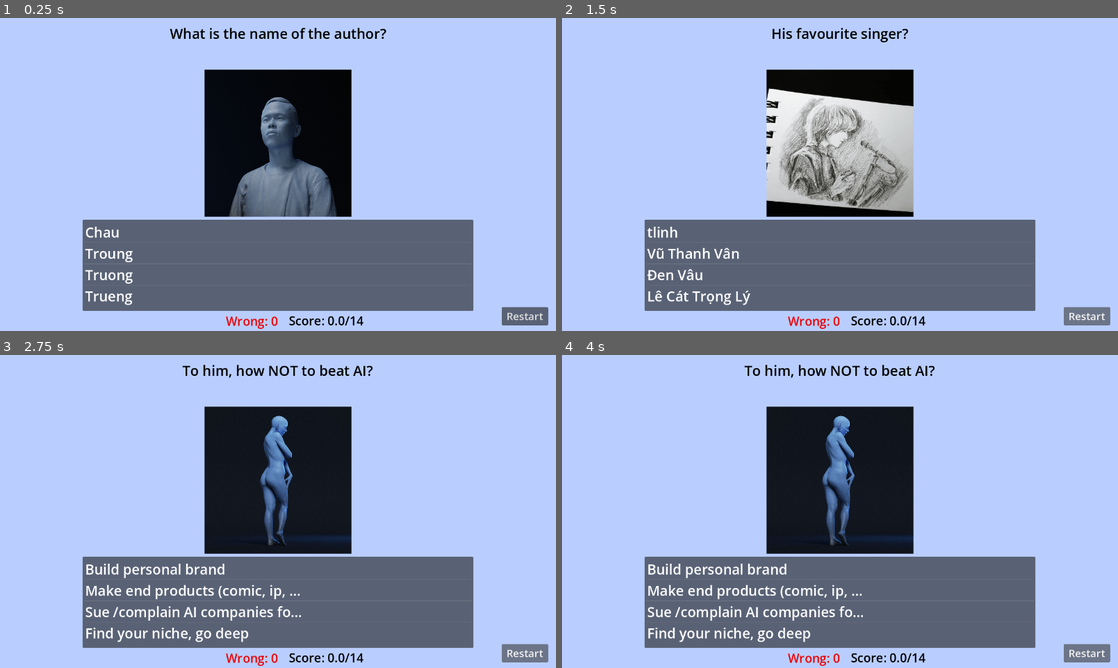
Above: before the commit, frames 1-4 (two rows, left to right).
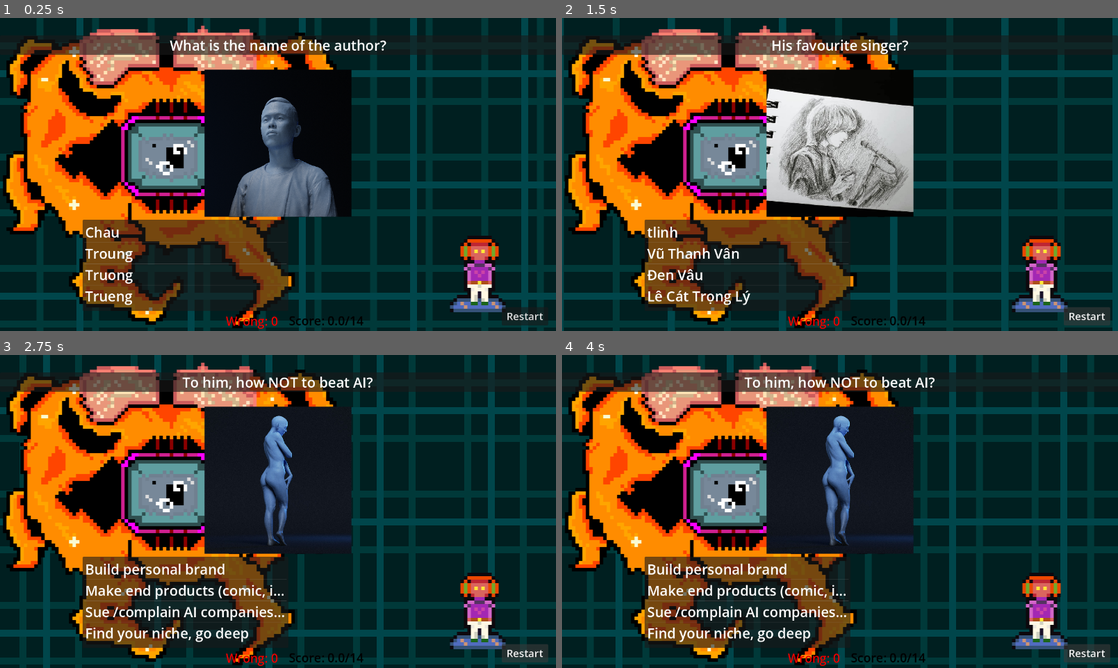
Above: after the commit, the same moments.

Repository: Supergeorgi04/Cyber_Surfers
Game: Godot game, scene res://scenes/Main.tscn
Same seed, same stepped clock (60 frames per second), same inputs: the game is played once before the commit and once after it.
Inputs:
- Up to frame 1 (0.25 s): no input
- Up to frame 2 (1.5 s): click "Restart" at 0.5 s; click "Restart" at 1.25 s
- Up to frame 3 (2.75 s): click "Restart" at 2 s
- Up to frame 4 (4 s): no input

The runs differ from the first frame. In frame 1, 87% of the frame differs, in the area x 0-100%, y 0-100%; in frame 2, 87%; in frame 3, 86%; in frame 4, 86%.

Commit message:
Placeholder First Draft
- Added placeholder graphics for player and virus nodes
- Added parallax background scrolling
- Changed the position and scale of some UI elements

Diff:
--- a/QuizGameTemplate/QuizGameTemplate/project.godot
+++ b/QuizGameTemplate/QuizGameTemplate/project.godot
@@ -24,3 +24,7 @@
 window/size/viewport_width=1280
 window/size/viewport_height=720
 window/stretch/mode="viewport"
+
+[rendering]
+
+textures/canvas_textures/default_texture_filter=0
--- a/QuizGameTemplate/QuizGameTemplate/scenes/Main.gd
+++ b/QuizGameTemplate/QuizGameTemplate/scenes/Main.gd
@@ -1,6 +1,6 @@
 extends Control
 
-@onready var QuestionItems = $VBoxContainer/QuestionTexts
+@onready var QuestionItems = $VBoxContainer/PanelContainer/QuestionTexts
 @onready var AnswersList = $AnswersList
 @onready var QuestionImage = $ImageRect
 @onready var RestartButton = $RestartButton
--- a/QuizGameTemplate/QuizGameTemplate/scenes/Main.tscn
+++ b/QuizGameTemplate/QuizGameTemplate/scenes/Main.tscn
@@ -1,9 +1,35 @@
-[gd_scene load_steps=3 format=3 uid="uid://bb7jbbuaq8ich"]
-
-[ext_resource type="Script" path="res://scenes/Main.gd" id="1_wuq2g"]
+[gd_scene format=3 uid="uid://bb7jbbuaq8ich"]
+
+[ext_resource type="Script" uid="uid://baor8tn2kiaf6" path="res://scenes/Main.gd" id="1_wuq2g"]
+[ext_resource type="Texture2D" uid="uid://dbgcuygogx8ea" path="res://assets/images/surfer002.png" id="2_0bbpv"]
 [ext_resource type="Texture2D" uid="uid://ct0730xrvvcei" path="res://assets/images/01.png" id="2_nu2dp"]
-
-[node name="Control" type="Control"]
+[ext_resource type="Texture2D" uid="uid://cn7k1bm6qu534" path="res://assets/images/bg_3.png" id="2_vcsgt"]
+[ext_resource type="Texture2D" uid="uid://dv1e7qq4ecytw" path="res://assets/images/bg_2.png" id="3_c01mt"]
+[ext_resource type="Texture2D" uid="uid://dbf5kjriry0g7" path="res://assets/images/virus04.png" id="3_rarhs"]
+
+[sub_resource type="SpriteFrames" id="SpriteFrames_rvslj"]
+animations = [{
+"frames": [{
+"duration": 1.0,
+"texture": ExtResource("2_0bbpv")
+}],
+"loop": true,
+"name": &"default",
+"speed": 5.0
+}]
+
+[sub_resource type="SpriteFrames" id="SpriteFrames_vcsgt"]
+animations = [{
+"frames": [{
+"duration": 1.0,
+"texture": ExtResource("3_rarhs")
+}],
+"loop": true,
+"name": &"default",
+"speed": 5.0
+}]
+
+[node name="Control" type="Control" unique_id=1664501739]
 layout_mode = 3
 anchors_preset = 15
 anchor_right = 1.0
@@ -12,17 +38,49 @@
 grow_vertical = 2
 script = ExtResource("1_wuq2g")
 
-[node name="BG_ColorRect" type="ColorRect" parent="."]
+[node name="ParallaxLayer1" type="Parallax2D" parent="." unique_id=368555492]
+repeat_size = Vector2(1280, 720)
+autoscroll = Vector2(-400, 0)
+follow_viewport = false
+
+[node name="TextureRect" type="TextureRect" parent="ParallaxLayer1" unique_id=1038416018]
+offset_right = 1280.0
+offset_bottom = 720.0
+texture = ExtResource("2_vcsgt")
+stretch_mode = 1
+
+[node name="ParallaxLayer2" type="Parallax2D" parent="." unique_id=739585997]
+repeat_size = Vector2(1280, 720)
+autoscroll = Vector2(-800, 0)
+follow_viewport = false
+
+[node name="TextureRect" type="TextureRect" parent="ParallaxLayer2" unique_id=450780424]
+offset_right = 1280.0
+offset_bottom = 720.0
+texture = ExtResource("3_c01mt")
+stretch_mode = 1
+
+[node name="BG_ColorRect" type="ColorRect" parent="." unique_id=856382022]
+self_modulate = Color(1, 1, 1, 0.7058824)
 layout_mode = 1
 anchors_preset = 15
 anchor_right = 1.0
 anchor_bottom = 1.0
 grow_horizontal = 2
 grow_vertical = 2
-color = Color(0.72549, 0.807843, 1, 1)
-
-[node name="AnswersList" type="ItemList" parent="."]
-visible = false
+color = Color(0, 0, 0, 1)
+
+[node name="PlayerSprite" type="AnimatedSprite2D" parent="." unique_id=415037549]
+position = Vector2(1124, 573)
+scale = Vector2(8, 8)
+sprite_frames = SubResource("SpriteFrames_rvslj")
+
+[node name="VirusSprite" type="AnimatedSprite2D" parent="." unique_id=1665898517]
+position = Vector2(399, 386)
+scale = Vector2(8, 8)
+sprite_frames = SubResource("SpriteFrames_vcsgt")
+
+[node name="AnswersList" type="ItemList" parent="." unique_id=1788075931]
 layout_mode = 1
 anchors_preset = 7
 anchor_left = 0.5
@@ -31,7 +89,7 @@
 anchor_bottom = 1.0
 offset_left = -450.0
 offset_top = -256.0
-offset_right = 450.0
+offset_right = 24.0
 offset_bottom = -46.0
 grow_horizontal = 2
 grow_vertical = 0
@@ -41,12 +99,12 @@
 item_count = 4
 same_column_width = true
 fixed_column_width = 500
-item_0/text = "100000000000000000"
-item_1/text = "2000000000000000000000000000000000000"
-item_2/text = "30000000000000000000000000000000"
-item_3/text = "40000000000000000000000000000"
-
-[node name="RestartButton" type="Button" parent="."]
+item_0/text = "Choice 1"
+item_1/text = "Choice 2"
+item_2/text = "Choice 3"
+item_3/text = "Choice 4"
+
+[node name="RestartButton" type="Button" parent="." unique_id=63445367]
 layout_mode = 1
 anchors_preset = 7
 anchor_left = 0.5
@@ -62,7 +120,7 @@
 theme_override_font_sizes/font_size = 30
 text = "Restart"
 
-[node name="RestartButtonAlways" type="Button" parent="."]
+[node name="RestartButtonAlways" type="Button" parent="." unique_id=56623277]
 layout_mode = 1
 anchors_preset = 3
 anchor_left = 1.0
@@ -78,27 +136,32 @@
 theme_override_font_sizes/font_size = 24
 text = "Restart"
 
-[node name="VBoxContainer" type="VBoxContainer" parent="."]
-custom_minimum_size = Vector2(1280, 120)
+[node name="VBoxContainer" type="VBoxContainer" parent="." unique_id=2125387395]
 layout_mode = 1
 anchors_preset = 5
 anchor_left = 0.5
 anchor_right = 0.5
 offset_left = -640.0
-offset_top = 13.0
+offset_top = 3.0
 offset_right = 640.0
-offset_bottom = 133.0
-grow_horizontal = 2
-
-[node name="QuestionTexts" type="Label" parent="VBoxContainer"]
+offset_bottom = 123.0
+grow_horizontal = 2
+alignment = 1
+
+[node name="PanelContainer" type="PanelContainer" parent="VBoxContainer" unique_id=1776668864]
 layout_mode = 2
-theme_override_colors/font_color = Color(0, 0, 0, 1)
+
+[node name="QuestionTexts" type="Label" parent="VBoxContainer/PanelContainer" unique_id=851495079]
+custom_minimum_size = Vector2(1, 1)
+layout_mode = 2
+theme_override_colors/font_color = Color(1, 1, 1, 1)
 theme_override_font_sizes/font_size = 32
 text = "question texts"
 horizontal_alignment = 1
 vertical_alignment = 1
-
-[node name="ImageRect" type="TextureRect" parent="."]
+autowrap_mode = 2
+
+[node name="ImageRect" type="TextureRect" parent="." unique_id=3699304]
 layout_mode = 1
 anchors_preset = 5
 anchor_left = 0.5
@@ -112,7 +175,7 @@
 expand_mode = 2
 stretch_mode = 5
 
-[node name="WrongNumber" type="Label" parent="."]
+[node name="WrongNumber" type="Label" parent="." unique_id=783389616]
 layout_mode = 1
 anchors_preset = 7
 anchor_left = 0.5
@@ -128,7 +191,7 @@
 theme_override_font_sizes/font_size = 28
 text = "Wrong"
 
-[node name="ScoreNumber" type="Label" parent="."]
+[node name="ScoreNumber" type="Label" parent="." unique_id=492883213]
 layout_mode = 1
 anchors_preset = 7
 anchor_left = 0.5
@@ -145,7 +208,7 @@
 theme_override_font_sizes/font_size = 28
 text = "Score"
 
-[node name="CorrectAnswer" type="Label" parent="."]
+[node name="CorrectAnswer" type="Label" parent="." unique_id=1607573084]
 layout_mode = 1
 anchors_preset = 7
 anchor_left = 0.5
@@ -162,7 +225,7 @@
 theme_override_font_sizes/font_size = 32
 text = "The correct answer is:"
 
-[node name="OK" type="Button" parent="."]
+[node name="OK" type="Button" parent="." unique_id=671309394]
 layout_mode = 1
 anchors_preset = 7
 anchor_left = 0.5
@@ -178,7 +241,7 @@
 theme_override_font_sizes/font_size = 30
 text = "Okie, got it!"
 
-[node name="Correct" type="Button" parent="."]
+[node name="Correct" type="Button" parent="." unique_id=298092653]
 layout_mode = 1
 anchors_preset = 7
 anchor_left = 0.5
Binary file added: QuizGameTemplate/QuizGameTemplate/assets/images/bg_1.png
Not shown, added: QuizGameTemplate/QuizGameTemplate/assets/images/bg_1.png.import
Binary file added: QuizGameTemplate/QuizGameTemplate/assets/images/bg_2.png
Not shown, added: QuizGameTemplate/QuizGameTemplate/assets/images/bg_2.png.import
Binary file added: QuizGameTemplate/QuizGameTemplate/assets/images/bg_3.png
Not shown, added: QuizGameTemplate/QuizGameTemplate/assets/images/bg_3.png.import
Binary file added: QuizGameTemplate/QuizGameTemplate/assets/images/bg_4.png
Not shown, added: QuizGameTemplate/QuizGameTemplate/assets/images/bg_4.png.import
Binary file added: QuizGameTemplate/QuizGameTemplate/assets/images/bg_5.png
Not shown, added: QuizGameTemplate/QuizGameTemplate/assets/images/bg_5.png.import
Binary file added: QuizGameTemplate/QuizGameTemplate/assets/images/surfer002.png
Not shown, added: QuizGameTemplate/QuizGameTemplate/assets/images/surfer002.png.import
(and 2 more such lines)
